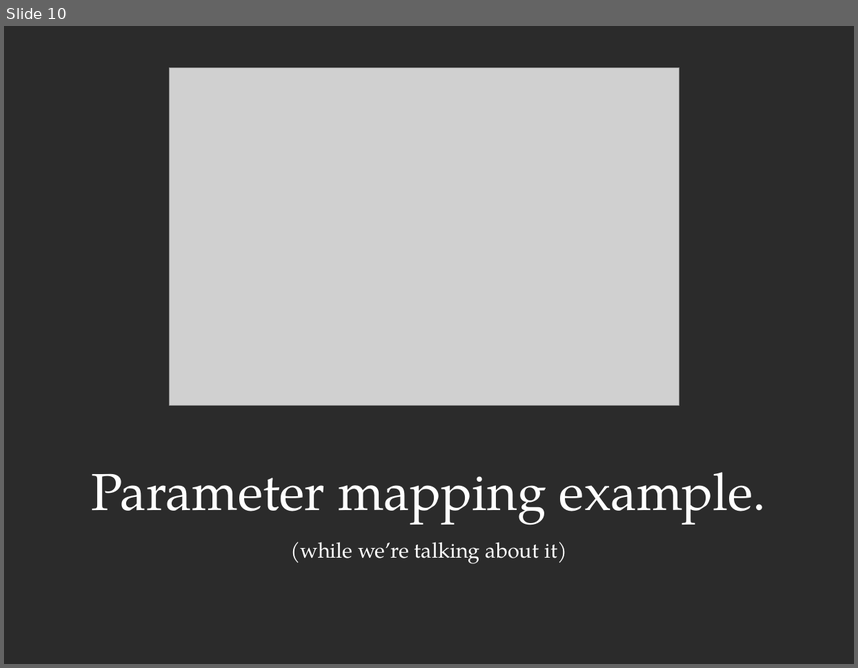
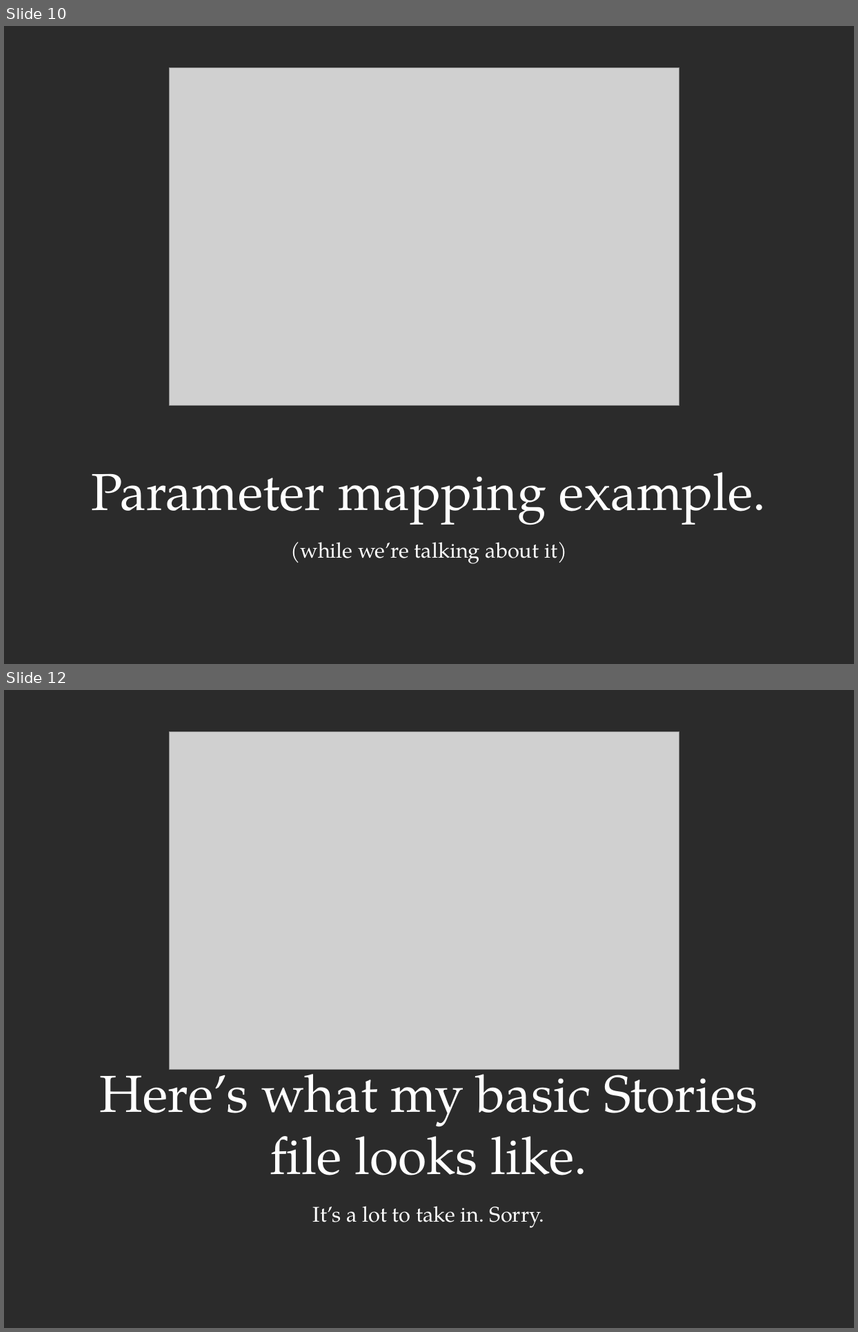
Before and after one commit to jbristow/bdd-presentation, a slide deck: presentation/bdd-presentation.pptx. Shown one above the other, each under a label of ours: slide 10 before the commit, slides 10 and 12 after it; the slides between them are not shown. The pictures are 858x668 and 858x1332 pixels, drawn with LibreOffice and Linux fonts; fonts in the diff are those of the drawing; grey boxes stand for pictures; background and template pictures are left out; a plain dark background stands for a picture behind light text. Boxes give left, top, right and bottom in pixels: in the first picture for what was removed or moved away, otherwise in the second. Text is boxed around its words. In the diff, an @@ line names an element or a change of style, - is before the commit and + after.

```diff
--- a/presentation/bdd-presentation.pptx
+++ b/presentation/bdd-presentation.pptx
@@ slide 12 added at box(4, 690, 854, 1328), background picture (left out) @@
@@ picture added at box(170, 731, 680, 1069) @@
@@ title added at box(100, 1057, 757, 1175), 44 pt, text #FFFFFF @@
+Here’s what my basic Stories file looks like.
@@ text added at box(313, 1205, 545, 1228), 18 pt, text #FFFFFF @@
+It’s a lot to take in. Sorry.
```
Also in this commit, not shown: 1 slide changed, 4 other slides added, 2 other files.
